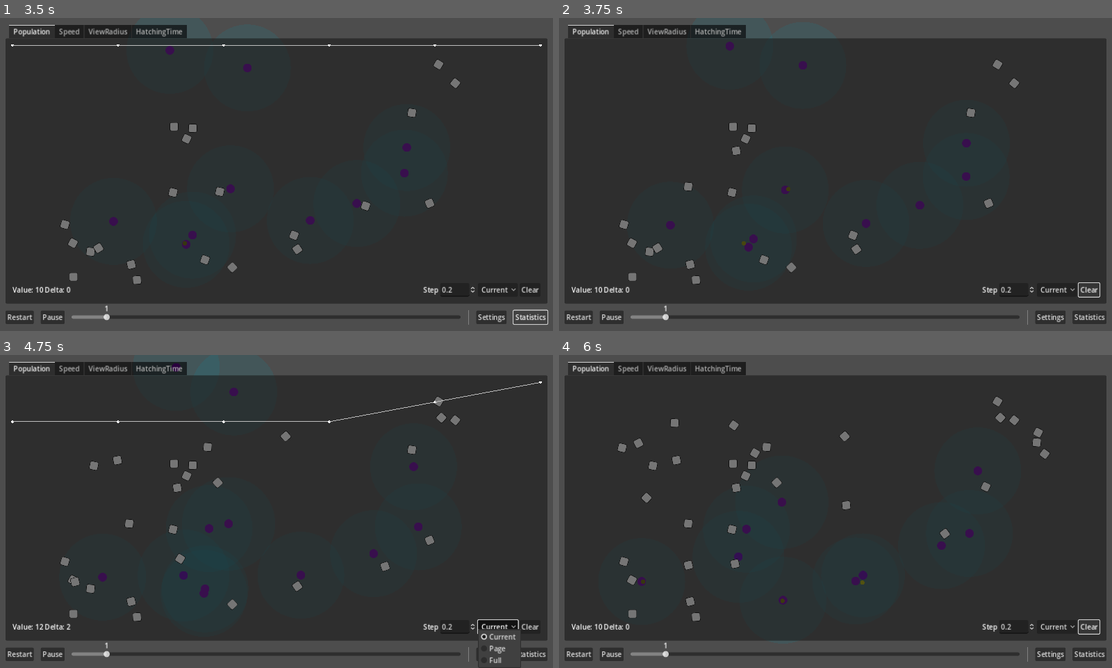
Above: before the commit, frames 1-4 (two rows, left to right).
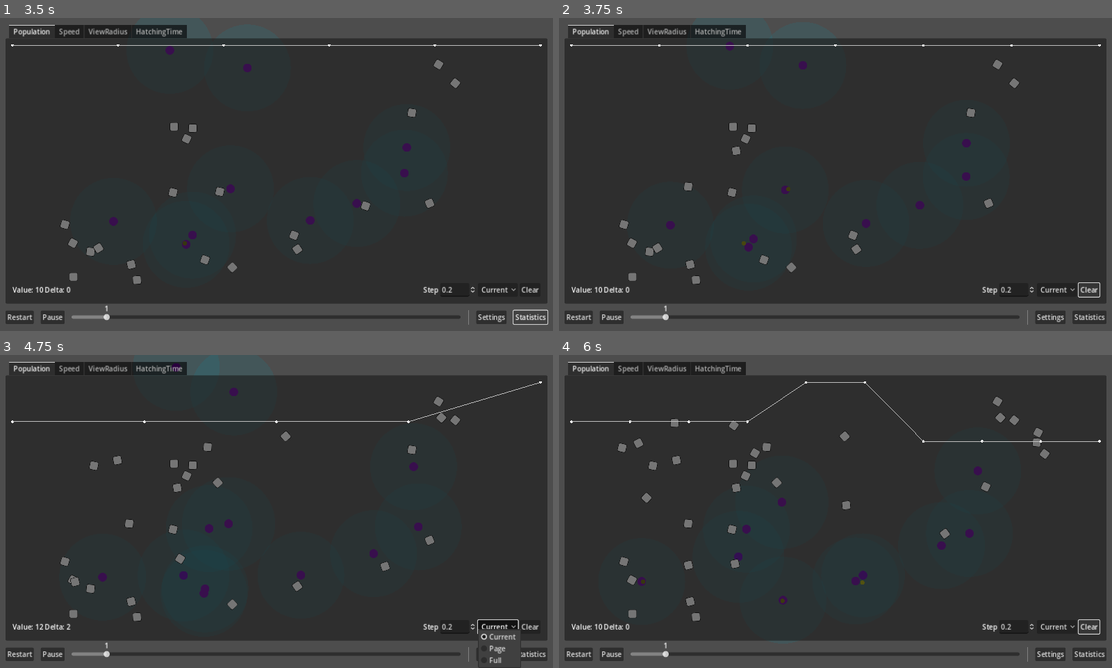
Above: after the commit, the same moments.

Repository: wivest/Natural-Selection
Game: Godot game, scene res://main.tscn
Same seed, same stepped clock (60 frames per second), same inputs: the game is played once before the commit and once after it.
Inputs:
- Up to frame 1 (3.5 s): click "Restart" at 0.5 s; click "Restart" at 1.25 s; click "Restart" at 2 s; click "Statistics" at 2.75 s
- Up to frame 2 (3.75 s): click "Clear" at 3.5 s
- Up to frame 3 (4.75 s): click "Current" at 4.25 s
- Up to frame 4 (6 s): click "Current" at 5 s; click "Clear" at 5.75 s

Frame 1 is identical in both runs. In frame 2, 0.2% of the frame differs, in the area x 2-98%, y 8-10%; in frame 3, 0.2%; in frame 4, 0.2%, in the area x 2-98%, y 8-28%.

Commit message:
refactor: combine clear functions

Diff:
--- a/ui/tabs/statistics/chart/chart.gd
+++ b/ui/tabs/statistics/chart/chart.gd
@@ -24,14 +24,13 @@
 
 	parameters.step_spinbox.value_changed.connect(func(v: float): step=v)
 	parameters.view_mode_optionbutton.item_selected.connect(func(i: int): view_mode=view_modes[i])
-	parameters.clear_button.pressed.connect(func(): data=ChartData.new())
+	parameters.clear_button.pressed.connect(clear_nodes)
 
 func _process(_delta):
 	var time := float(Time.get_ticks_msec()) / 1000
 
 	if Input.is_action_just_pressed(&"restart"):
-		data = ChartData.new()
-		_previous_step = time
+		clear_nodes()
 
 	if get_tree().paused:
 		queue_redraw()
@@ -69,3 +68,7 @@
 			draw_line(prev, pos, Color.GRAY)
 		draw_circle(pos, 3, Color.WHITE)
 		prev = pos
+
+func clear_nodes():
+	data = ChartData.new()
+	_previous_step = float(Time.get_ticks_msec()) / 1000
